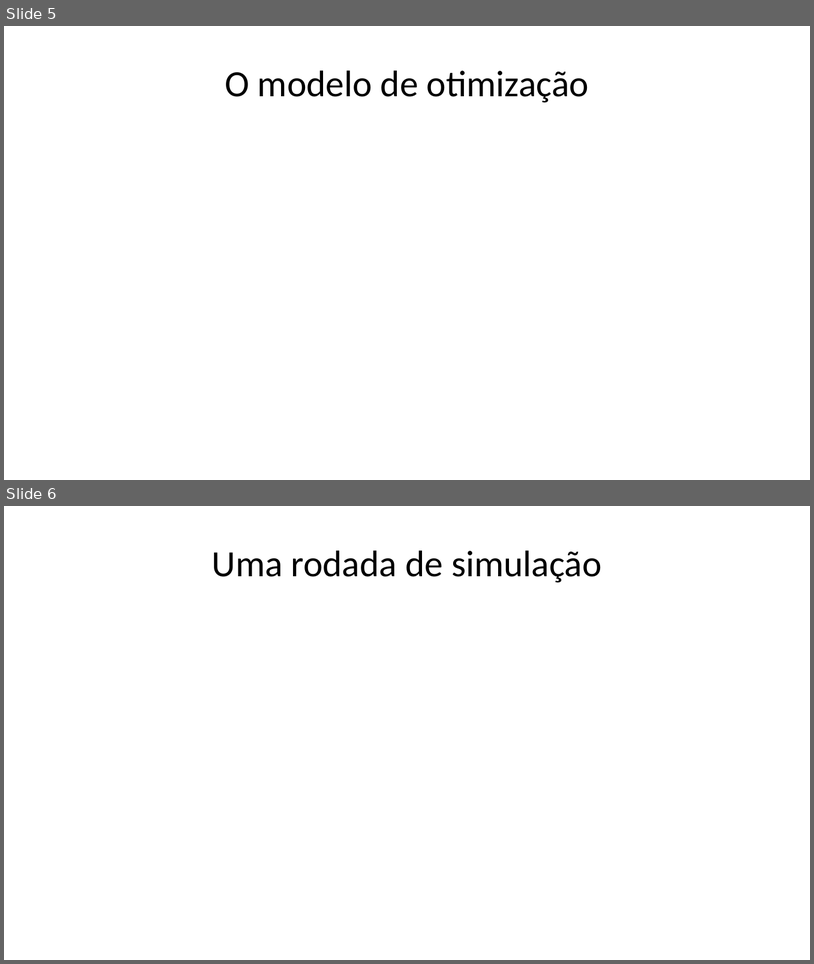
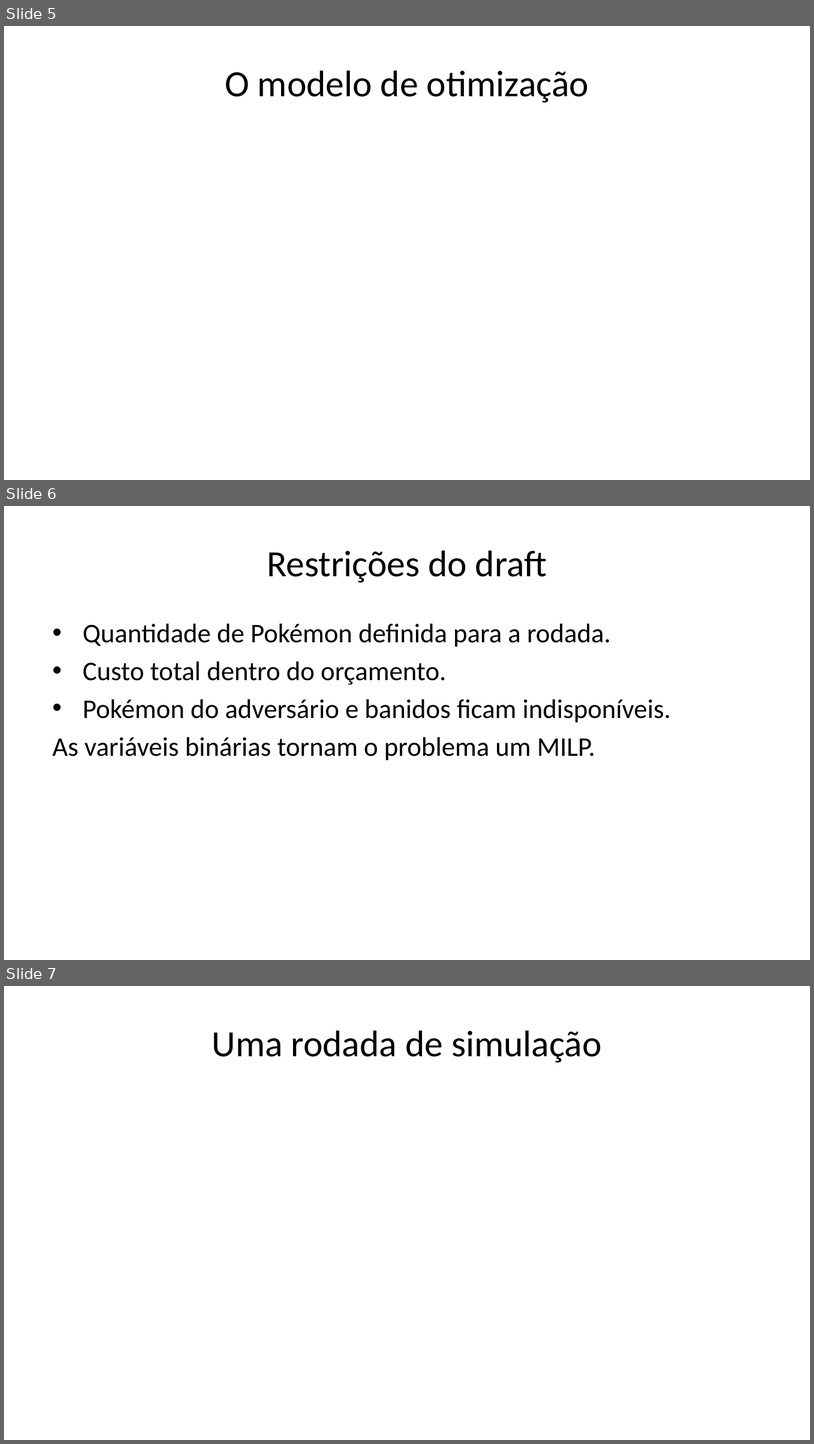
Before and after one commit to Cotrim72/Trabalho_OTM, a slide deck: output/apresentacao_draft.pptx. Shown one above the other, each under a label of ours: slides 5 and 6 before the commit, slides 5, 6 and 7 after it. The pictures are 814x964 and 814x1444 pixels, drawn with LibreOffice and Linux fonts; fonts in the diff are those of the drawing. Boxes give left, top, right and bottom in pixels: in the first picture for what was removed or moved away, otherwise in the second. Text is boxed around its words. In the diff, an @@ line names an element or a change of style, - is before the commit and + after.

```diff
--- a/output/apresentacao_draft.pptx
+++ b/output/apresentacao_draft.pptx
@@ slide 6 added at (4, 506, 810, 960), background #FFFFFF @@
@@ title added at (267, 550, 548, 583), 33 pt, text #000000 @@
+Restrições do draft
@@ text added at (53, 624, 671, 760), 24 pt, text #000000 @@
+• Quantidade de Pokémon definida para a rodada.
+• Custo total dentro do orçamento.
+• Pokémon do adversário e banidos ficam indisponíveis.
+As variáveis binárias tornam o problema um MILP.
@@ what was slide 6 is now slide 7 @@
```
Also in this commit, not shown: 1 slide changed, 1 other slide added, 3 other files.
